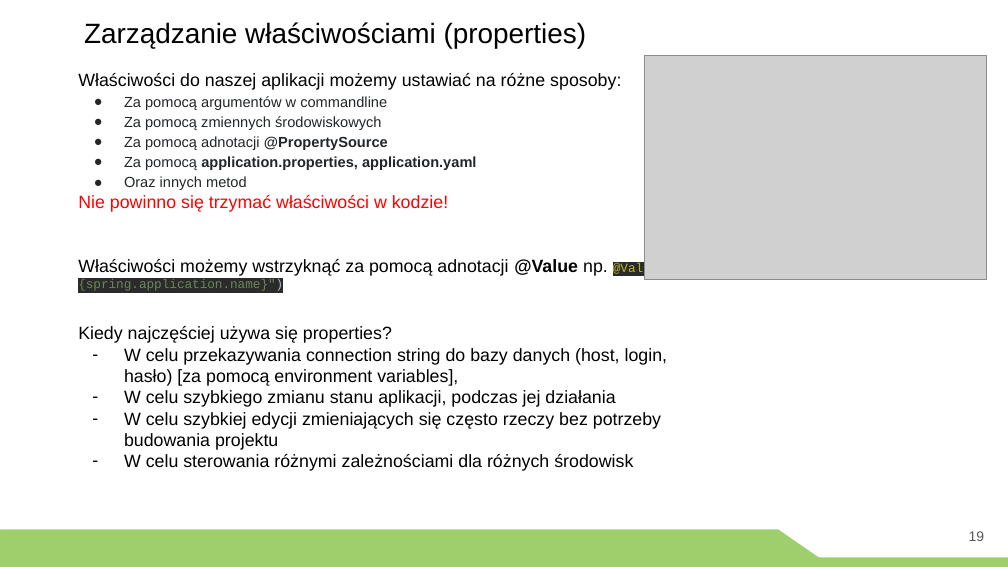
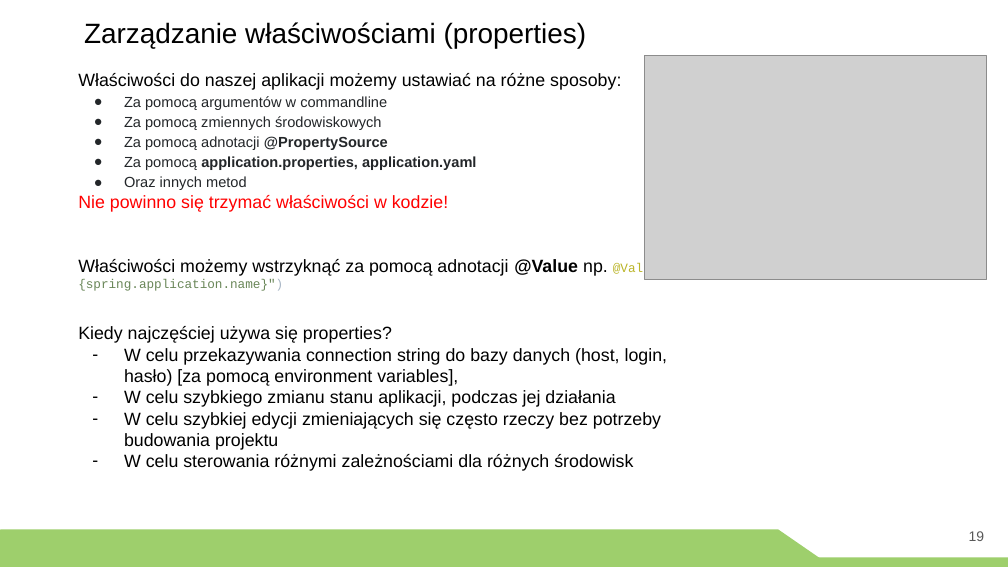
Before and after one commit to greencashew/warsztaty-podstawy-springa, a slide deck: slide 19 of prezentacja/szkolenie spring.pptx. Drawn at 1008x567 pixels with LibreOffice and Linux fonts; fonts in the diff are those of the drawing; grey boxes stand for pictures. Boxes give left, top, right and bottom in pixels: in the first picture for what was removed or moved away, otherwise in the second. Text is boxed around its words. In the diff, an @@ line names an element or a change of style, - is before the commit and + after.

```diff
--- a/prezentacja/szkolenie spring.pptx
+++ b/prezentacja/szkolenie spring.pptx
@@ text at [78, 259, 681, 291]: highlight #2B2B2B to #FFFFFF in "@Value("${spring.application.name}")" @@
```
Also in this commit, not shown: 14 other slides changed, 1 slide added, 1 other file.
